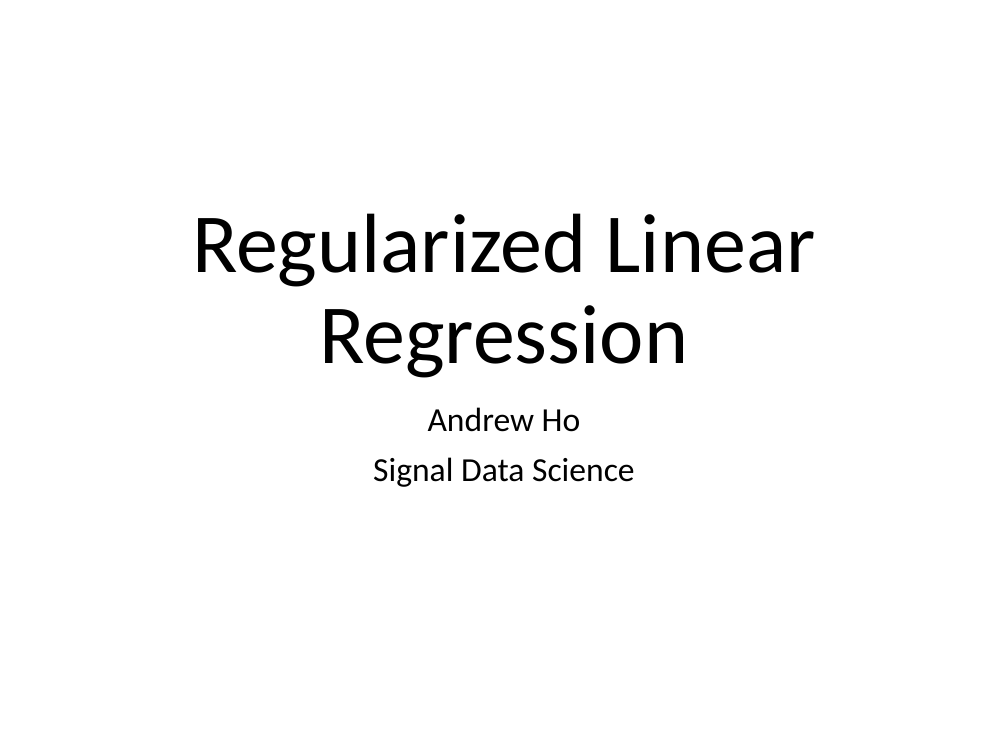
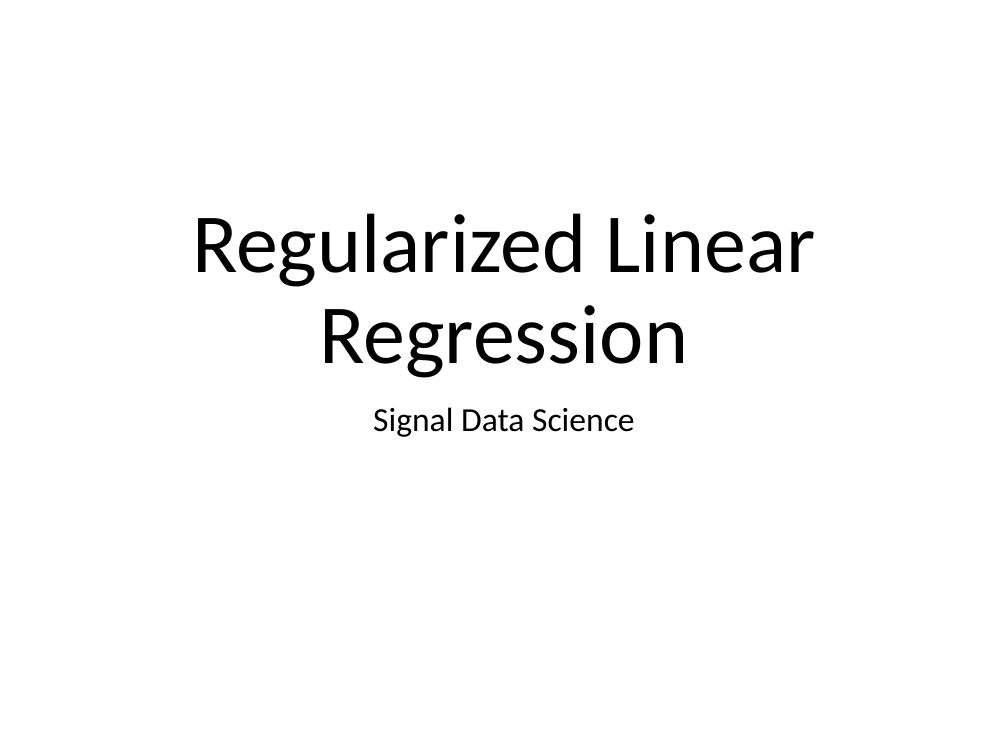
Before and after one commit to signaldatascience/R-curriculum, a slide deck: slide 1 of slides/regularization-pres.pptx. Drawn at 1008x756 pixels with LibreOffice and Linux fonts; fonts in the diff are those of the drawing. Boxes give left, top, right and bottom in pixels: in the first picture for what was removed or moved away, otherwise in the second. Text is boxed around its words. In the diff, an @@ line names an element or a change of style, - is before the commit and + after.

```diff
--- a/slides/regularization-pres.pptx
+++ b/slides/regularization-pres.pptx
@@ subtitle at [428, 407, 581, 432]: paragraph removed @@
-Andrew Ho
```
Also in this commit, not shown: 46 other files.
